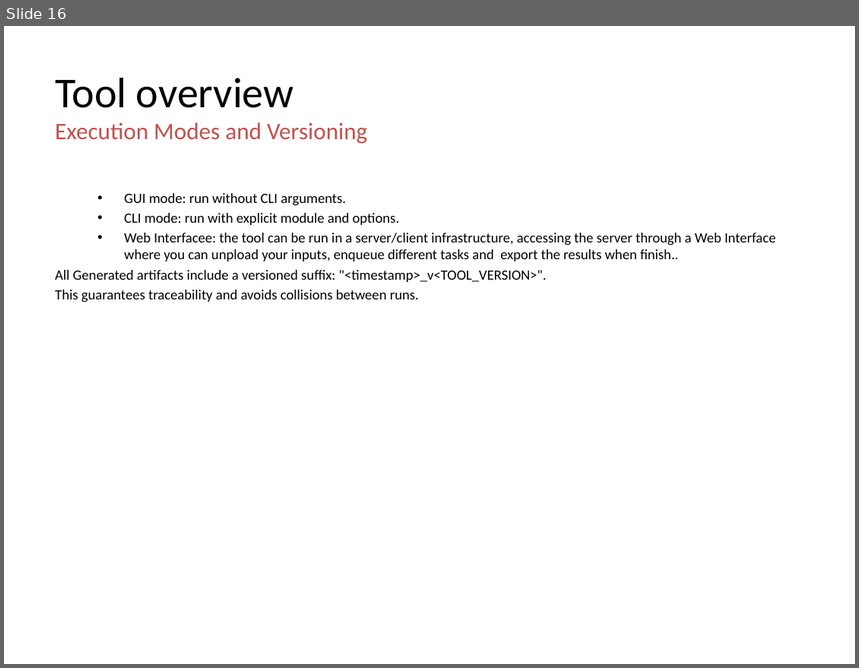
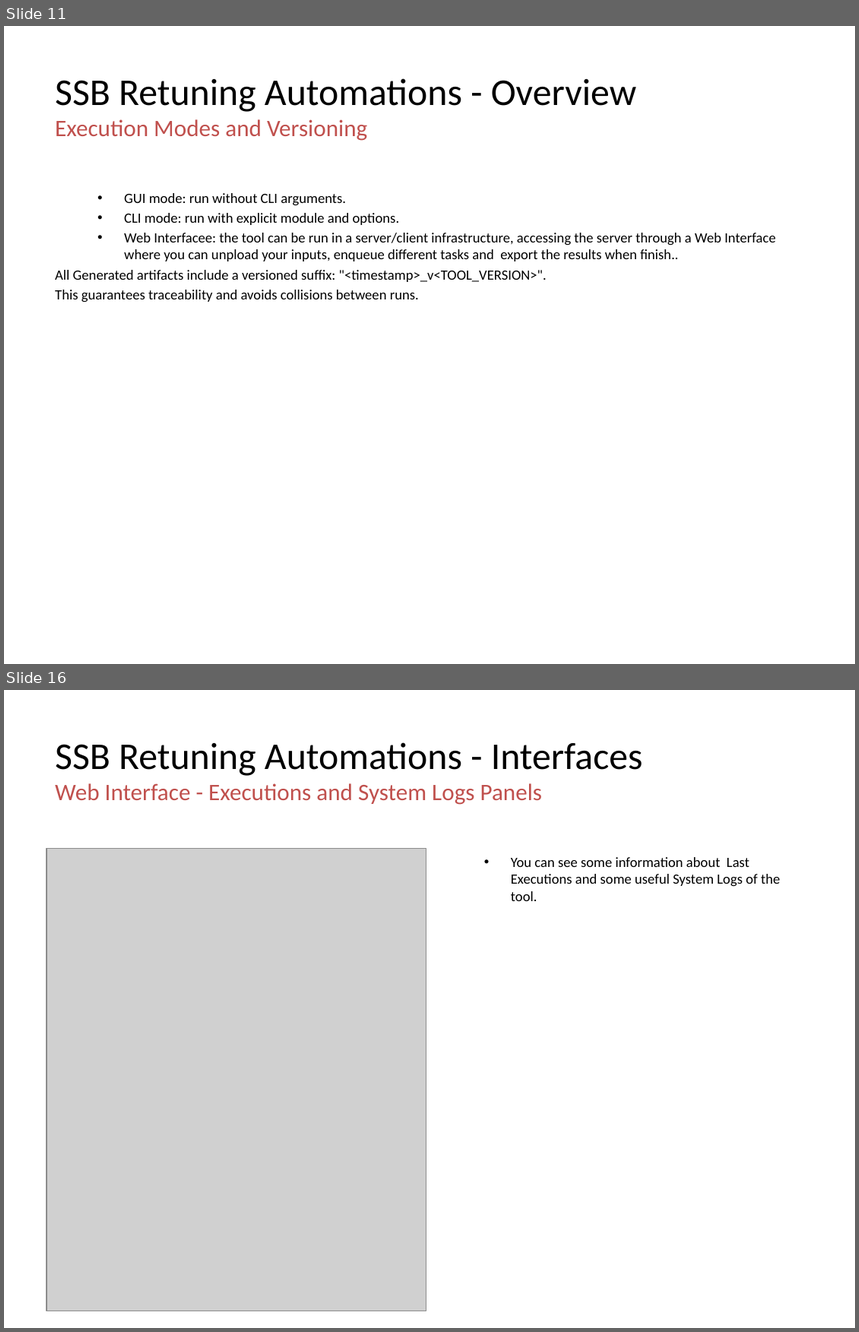
Before and after one commit to jaimetur/SSB_RetuningAutomations, a slide deck: help/User-Guide-SSB-Retuning-Automations-v0.7.6.pptx. Shown one above the other, each under a label of ours: slide 16 before the commit, slides 11 and 16 after it; the slides between them are not shown. The pictures are 859x668 and 859x1332 pixels, drawn with LibreOffice and Linux fonts; fonts in the diff are those of the drawing; grey boxes stand for pictures; background and template pictures are left out. Boxes give left, top, right and bottom in pixels: in the first picture for what was removed or moved away, otherwise in the second. Text is boxed around its words. In the diff, an @@ line names an element or a change of style, - is before the commit and + after.

Commit message:
- Enhanced the script to generate user guide from Markdown files to support images and links. - Updated Documentation to include `SSB Retuning Automations - Interfaces` section into the User Guide. - Adjusted PPT image layouts and placeholders by section.

```diff
--- a/help/User-Guide-SSB-Retuning-Automations-v0.7.6.pptx
+++ b/help/User-Guide-SSB-Retuning-Automations-v0.7.6.pptx
@@ slide 16 added at (4, 690, 855, 1328), background #FFFFFF @@
@@ title added at (55, 742, 643, 805), 20 pt, text #C0504D @@
+SSB Retuning Automations - Interfaces
+Web Interface - Executions and System Logs Panels
@@ picture added at (47, 849, 427, 1312) @@
@@ text added at (511, 857, 780, 901), 12 pt, text #000000 @@
+  • You can see some information about Last Executions and some useful System Logs of the tool.
@@ what was slide 16 is now slide 11 @@
@@ slide 11 changed as well @@
@@ title at (55, 78, 637, 112): text changed; size 36 to 32 pt @@
-Tool overview
+SSB Retuning Automations - Overview
```
Also in this commit, not shown: 54 other slides changed, 6 other slides added, 6 slides removed, 7 other files.
